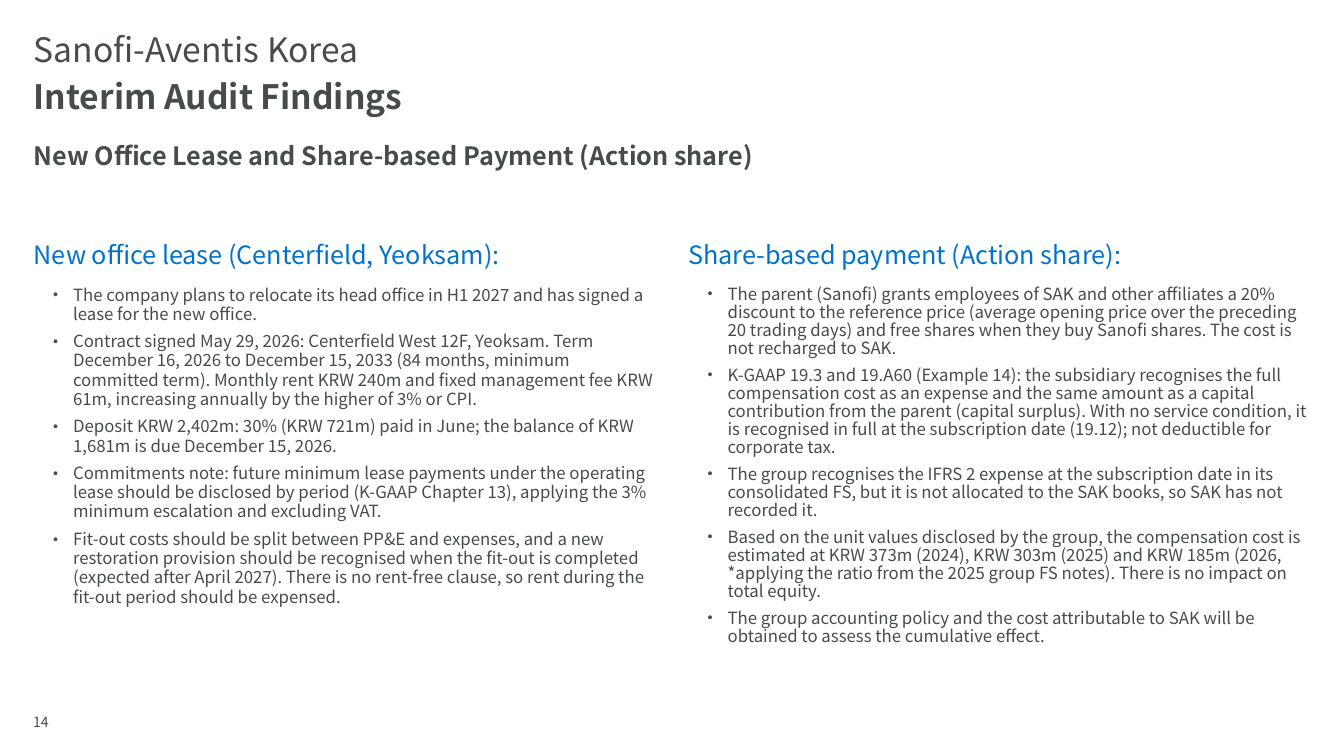
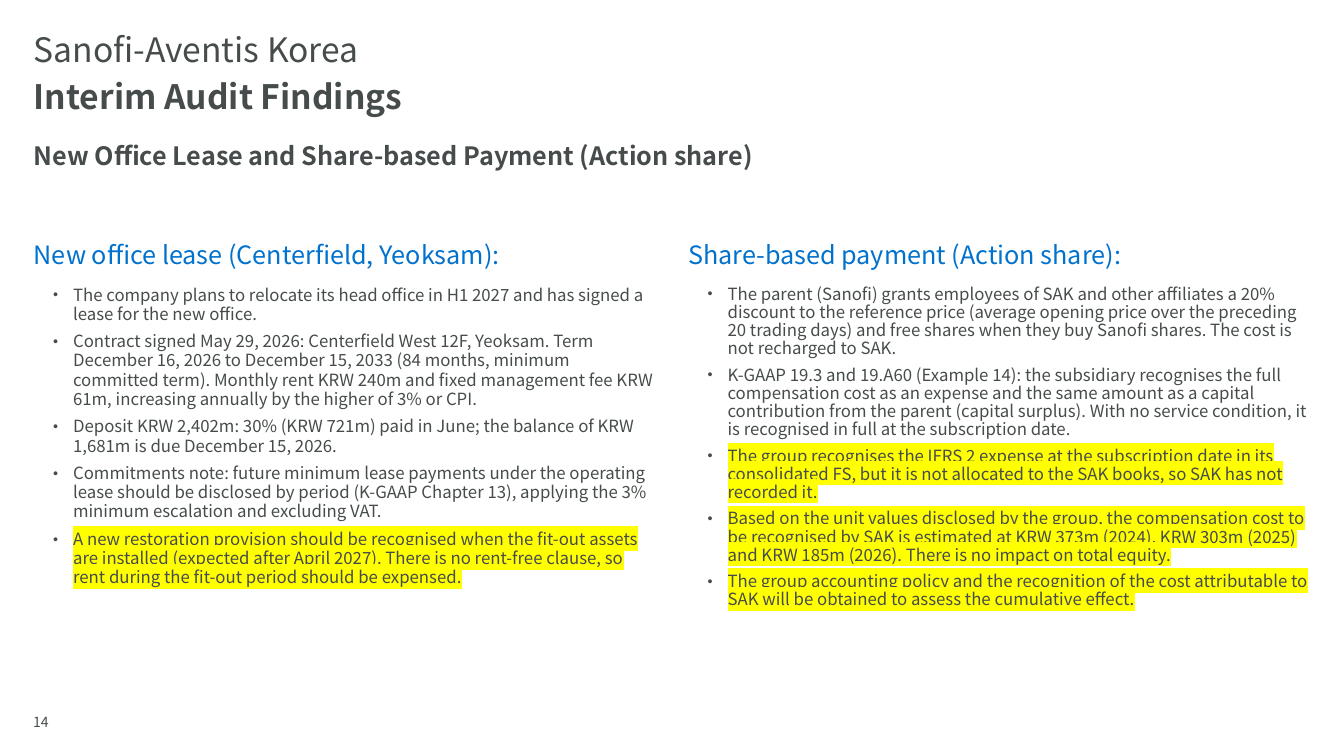
Before and after one commit to hansesle-maker/code, a slide deck: slide 14 of deliverables/SAK_FY2026_Interim_Closing_EN.pptx. Drawn at 1344x756 pixels with LibreOffice and Linux fonts; fonts in the diff are those of the drawing; background and template pictures are left out. Boxes give left, top, right and bottom in pixels: in the first picture for what was removed or moved away, otherwise in the second. Text is boxed around its words. In the diff, an @@ line names an element or a change of style, - is before the commit and + after.

```diff
--- a/deliverables/SAK_FY2026_Interim_Closing_EN.pptx
+++ b/deliverables/SAK_FY2026_Interim_Closing_EN.pptx
@@ text at (x1=728, y1=367, x2=1307, y2=439): text changed @@
-  • K-GAAP 19.3 and 19.A60 (Example 14): the subsidiary recognises the full compensation cost as an expense and the same amount as a capital contribution from the parent (capital surplus). With no service condition, it is recognised in full at the subscription date (19.12); not deductible for corporate tax.
+  • K-GAAP 19.3 and 19.A60 (Example 14): the subsidiary recognises the full compensation cost as an expense and the same amount as a capital contribution from the parent (capital surplus). With no service condition, it is recognised in full at the subscription date.
@@ text at (x1=728, y1=448, x2=1282, y2=498): highlight none to #FFFF00 in "The group recognises the IFRS 2 expense ..." @@
@@ text at (x1=73, y1=531, x2=637, y2=587): text changed @@
-  • Fit-out costs should be split between PP&E and expenses, and a new restoration provision should be recognised when the fit-out is completed (expected after April 2027). There is no rent-free clause, so rent during the fit-out period should be expensed.
+  • A new restoration provision should be recognised when the fit-out assets are installed (expected after April 2027). There is no rent-free clause, so rent during the fit-out period should be expensed.
@@ text at (x1=728, y1=510, x2=1307, y2=605): text changed @@
-  • Based on the unit values disclosed by the group, the compensation cost is estimated at KRW 373m (2024), KRW 303m (2025) and KRW 185m (2026, *applying the ratio from the 2025 group FS notes). There is no impact on total equity.
-  • The group accounting policy and the cost attributable to SAK will be obtained to assess the cumulative effect.
+  • Based on the unit values disclosed by the group, the compensation cost to be recognised by SAK is estimated at KRW 373m (2024), KRW 303m (2025) and KRW 185m (2026). There is no impact on total equity.
+  • The group accounting policy and the recognition of the cost attributable to SAK will be obtained to assess the cumulative effect.
```
Also in this commit, not shown: 4 other slides changed, 1 other file.
